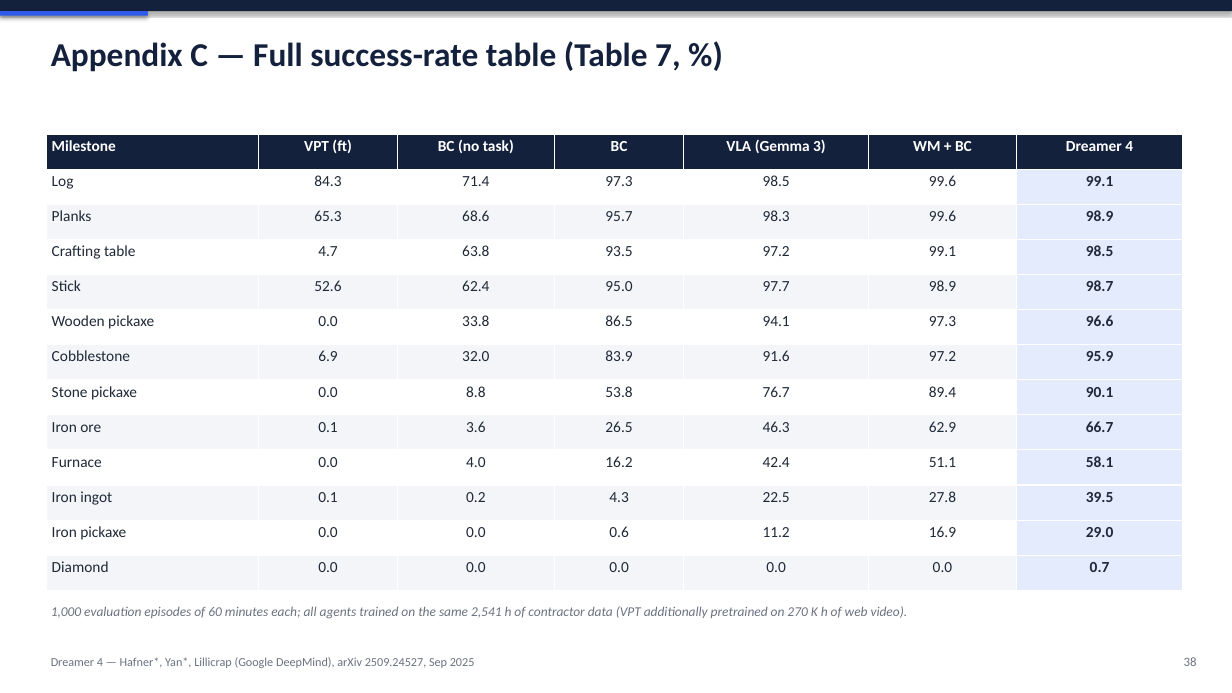
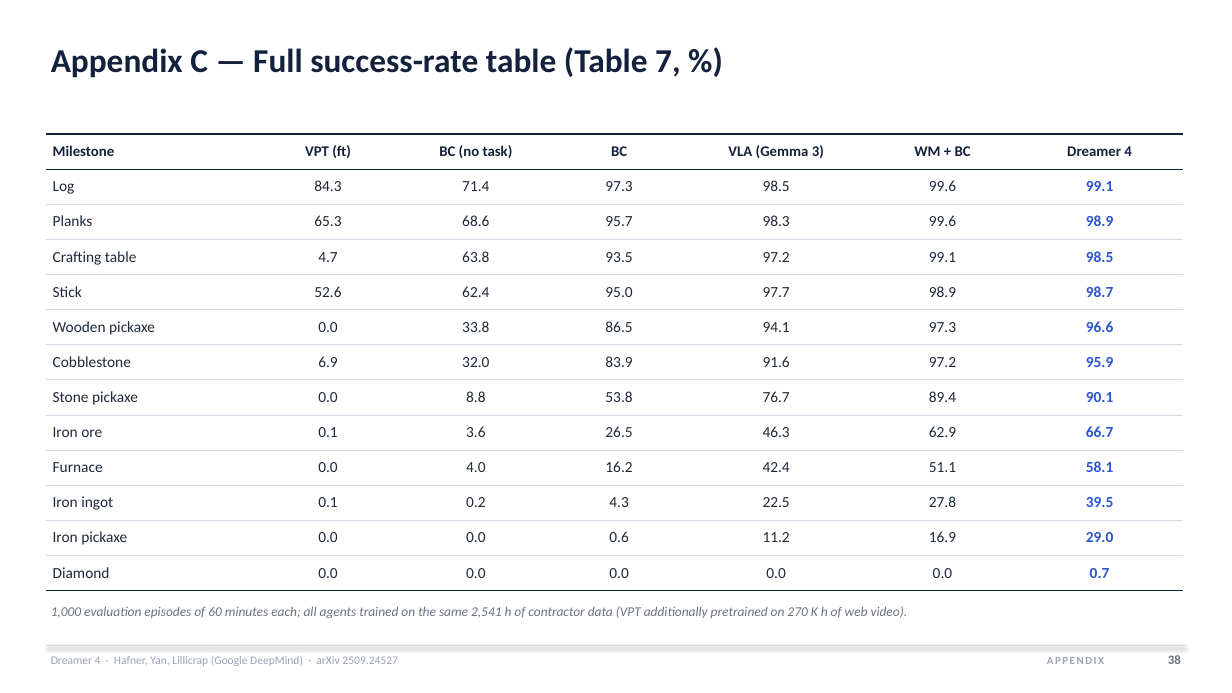
Before and after one commit to HarmannBitte/Dreamer-4, a slide deck: slide 38 of presentation/Dreamer4_Deep_Dive.pptx. Drawn at 1232x693 pixels with LibreOffice and Linux fonts; fonts in the diff are those of the drawing. Boxes give left, top, right and bottom in pixels: in the first picture for what was removed or moved away, otherwise in the second. Text is boxed around its words. In the diff, an @@ line names an element or a change of style, - is before the commit and + after.

```diff
--- a/presentation/Dreamer4_Deep_Dive.pptx
+++ b/presentation/Dreamer4_Deep_Dive.pptx
@@ rectangle removed at (x1=0, y1=0, x2=1232, y2=11) @@
@@ rectangle removed at (x1=0, y1=11, x2=148, y2=16) @@
@@ text "Appendix C — Full success-rate ..." moved from (x1=51, y1=41, x2=680, y2=72) to (x1=51, y1=47, x2=680, y2=78) @@
@@ table at (x1=46, y1=134, x2=1183, y2=591) @@
@@ fill #14213D to none in row 1 @@
@@ fill #FFFFFF to none in 36 cells @@
@@ fill #E4EBFC to none in 12 cells @@
@@ fill #F3F5F9 to none in 36 cells @@
@@ size 12 to 11.5 pt, text colour #FFFFFF to #14213D in "Milestone", "VPT (ft)", "BC (no task)", "BC" and 3 more places @@
@@ text colour #1F2937 to #2A56D6 in "99.1", "98.9", "98.5", "98.7" and 8 more places @@
@@ borders changed @@
@@ rectangle added at (x1=46, y1=645, x2=1186, y2=646), fill #D3D8E2 @@
@@ text at (x1=51, y1=656, x2=398, y2=666): text changed; size 9.5 to 9 pt; text colour #6B7280 to #9AA3B2 @@
-Dreamer 4 — Hafner*, Yan*, Lillicrap (Google DeepMind), arXiv 2509.24527, Sep 2025
+Dreamer 4 · Hafner, Yan, Lillicrap (Google DeepMind) · arXiv 2509.24527
@@ text added at (x1=1047, y1=657, x2=1104, y2=664), 8.5 pt, text #9AA3B2, bold @@
+APPENDIX
@@ text "38" at (x1=1168, y1=655, x2=1181, y2=664): bold on @@
```
Also in this commit, not shown: 38 other slides changed, 6 other files.
